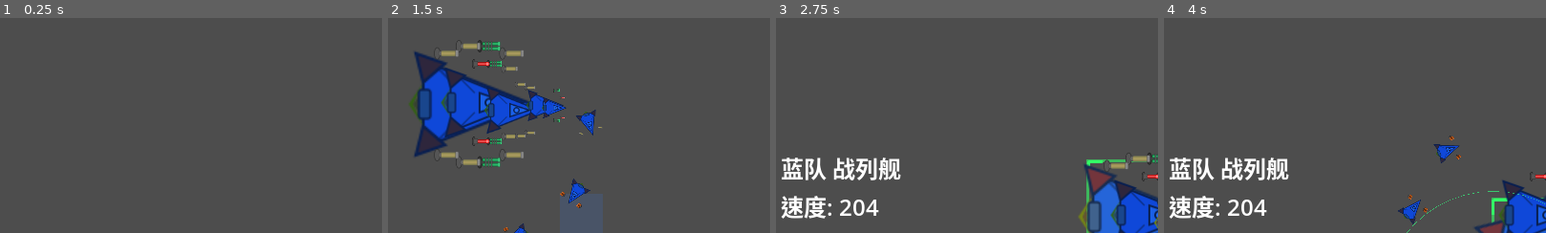
Above: before the commit, frames 1-4 (left to right).
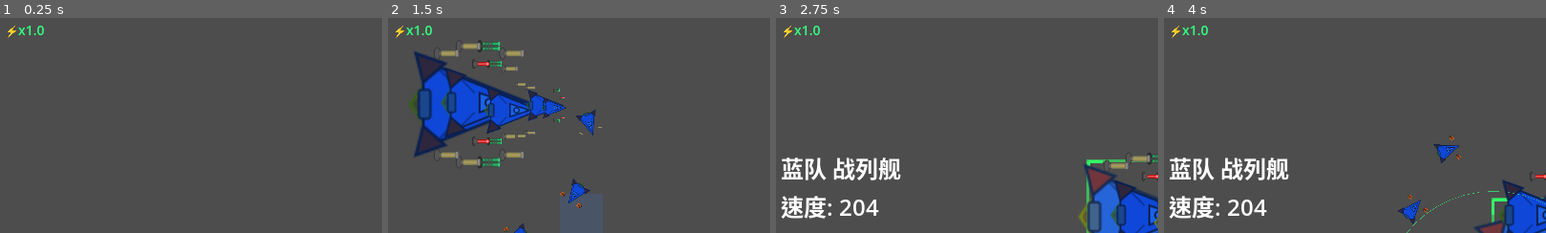
Above: after the commit, the same moments.

Repository: ZhanXuzhao/SpaceRTS
Game: Godot game, scene res://scenes/main.tscn
Same seed, same stepped clock (60 frames per second), same inputs: the game is played once before the commit and once after it.
Inputs (mouse positions are % of the whole screen's width and height, from its top left):
- Up to frame 1 (0.25 s): no input
- Up to frame 2 (1.5 s): tap Enter at 0.5 s; move the mouse to (72, 45) at 0.52 s; hold W 0.53-1.25 s; tap R at 0.6 s; click (72, 45) at 0.67 s; drag from (30, 55) to (13, 24) at 1.27 s
- Up to frame 3 (2.75 s): move the mouse to (60, 28) at 2.02 s; hold W from 2.03 s (still down); tap H at 2.1 s
- Up to frame 4 (4 s): release W at 2.75 s; drag from (45, 70) to (55, 51) at 2.77 s; move the mouse to (80, 65) at 3.52 s; hold A from 3.53 s (still down); tap G at 3.6 s
The pictures show only the part of the screen within x 2-52%, y 4-54%; the shares and areas given below are measured in that part.

The runs differ from the first frame. In frame 1, 0.2% of the frame differs, in the area x 2-12%, y 3-10%; in frame 2, 0.2%; in frame 3, 0.2%; in frame 4, 0.2%.

Commit message:
SpeedIndicator 始终显示 ⚡ x 格式

Diff:
--- a/scripts/hud.gd
+++ b/scripts/hud.gd
@@ -66,21 +66,18 @@
 
 
 func _process(_delta: float) -> void:
+	# 速度指示器（始终显示）
+	_speed_indicator.visible = true
+	_speed_indicator.text = "⚡x" + str(Engine.time_scale)
+
 	if main == null:
 		_hide_all(); return
 	var sel = main._selected_units
 	if sel.size() == 0:
-		_hide_all(); return
+		_hide_all(); _speed_indicator.visible = true; return
 	var unit = sel[0]
 	if not is_instance_valid(unit) or unit.hull <= 0:
-		_hide_all(); return
-
-	# 速度指示器
-	if Engine.time_scale != 1.0:
-		_speed_indicator.visible = true
-		_speed_indicator.text = "⚡ " + str(Engine.time_scale) + "x"
-	else:
-		_speed_indicator.visible = false
+		_hide_all(); _speed_indicator.visible = true; return
 
 	# ---- 左下信息面板（VBoxContainer 自动布局）----
 	var team_str = "蓝队" if unit.team == Unit.Team.BLUE else "红队"
